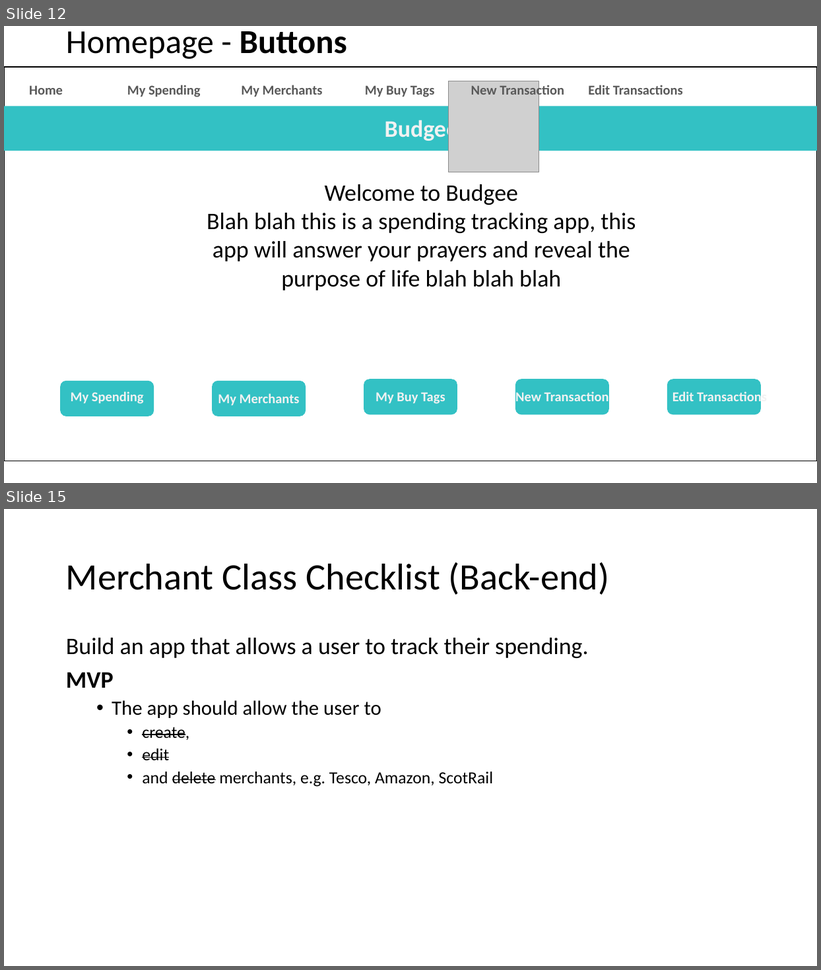
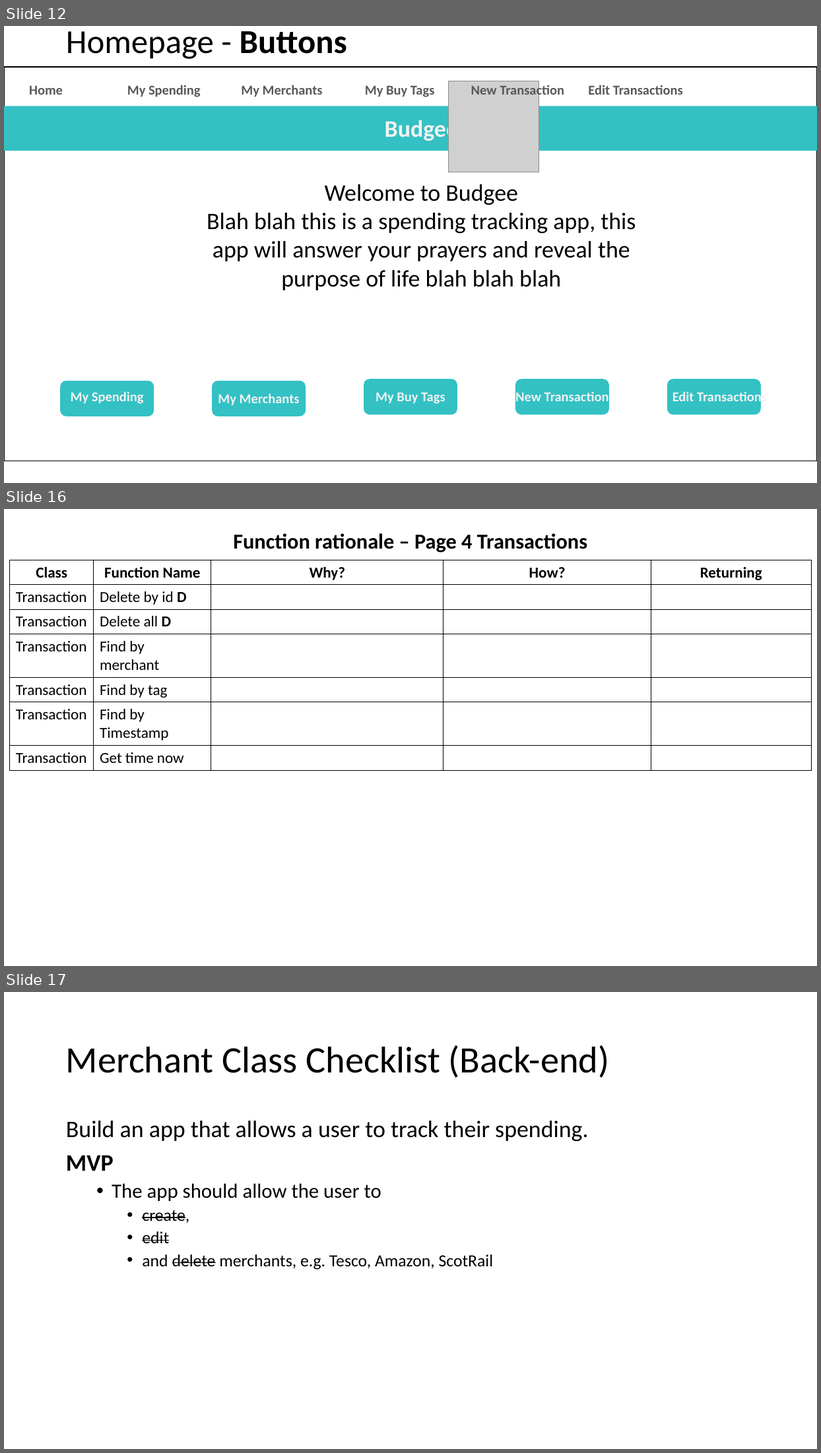
Before and after one commit to catf62/Budgee, a slide deck: Plans_Project_Management/Budget_App_Plan_08Nov2018.pptx. Shown one above the other, each under a label of ours: slides 12 and 15 before the commit, slides 12, 16 and 17 after it; the slides between them are not shown. The pictures are 821x970 and 821x1453 pixels, drawn with LibreOffice and Linux fonts; fonts in the diff are those of the drawing; grey boxes stand for pictures. Boxes give left, top, right and bottom in pixels: in the first picture for what was removed or moved away, otherwise in the second. Text is boxed around its words. In the diff, an @@ line names an element or a change of style, - is before the commit and + after.

Commit message:
additional functions planned for transactions

```diff
--- a/Plans_Project_Management/Budget_App_Plan_08Nov2018.pptx
+++ b/Plans_Project_Management/Budget_App_Plan_08Nov2018.pptx
@@ slide 16 added at [4, 509, 817, 966], background #FFFFFF @@
@@ title added at [233, 533, 587, 553], 25.2 pt, text #000000, bold @@
+Function rationale – Page 4 Transactions
@@ table added at [9, 560, 812, 769], 7 rows, 5 columns @@
+Class | Function Name | Why? | How? | Returning
+Transaction | Delete by id D |  |  | 
+Transaction | Delete all D |  |  | 
+Transaction | Find by merchant |  |  | 
+Transaction | Find by tag |  |  | 
+Transaction | Find by Timestamp |  |  | 
+Transaction | Get time now |  |  | 
@@ what was slide 15 is now slide 17 @@
```
Also in this commit, not shown: 3 slides changed, 1 other slide added.
